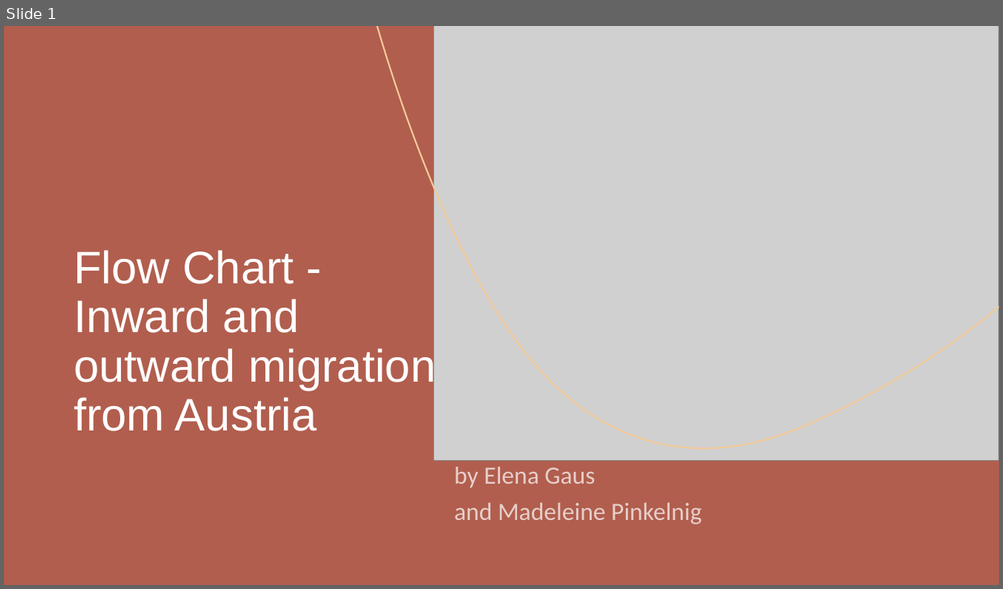
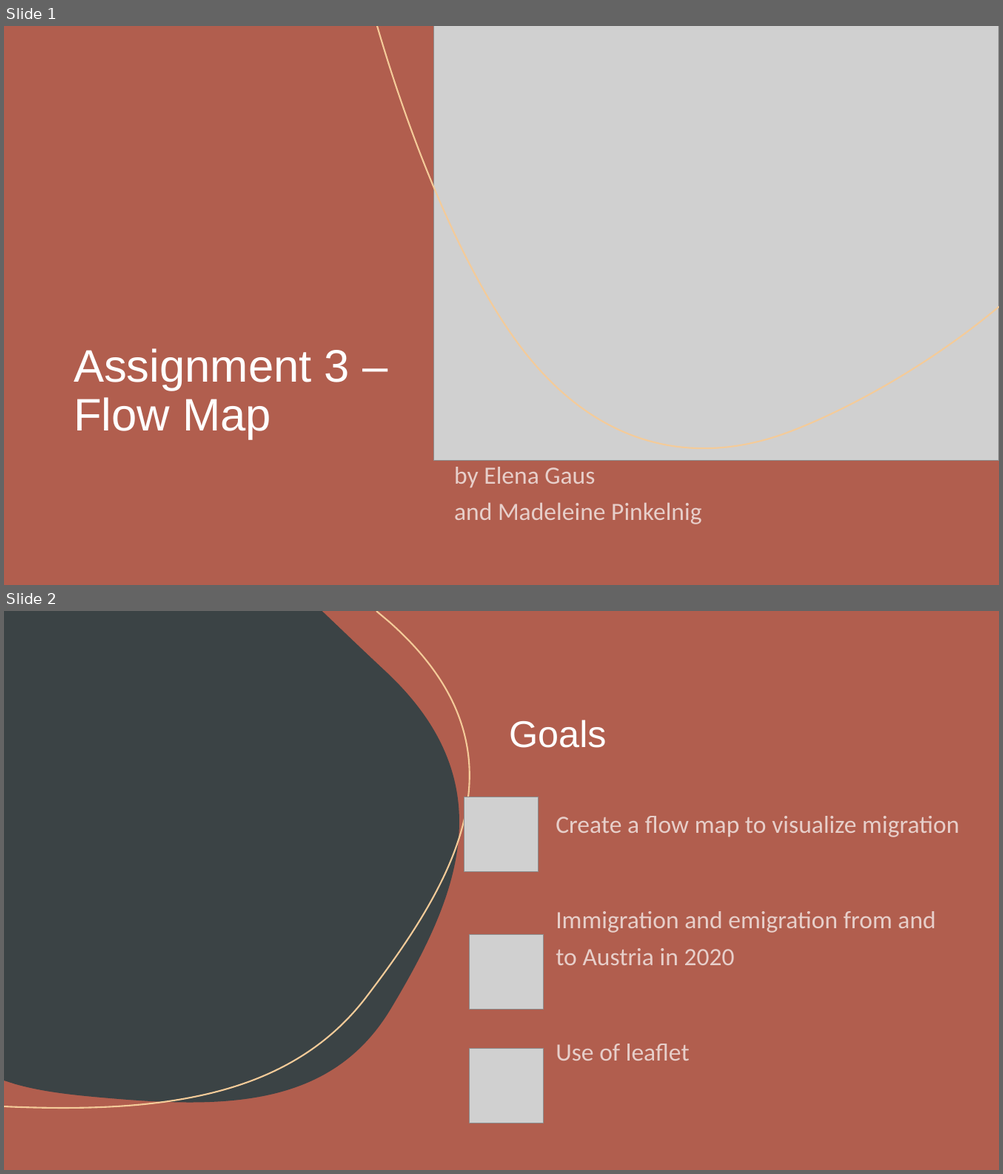
Before and after one commit to MadeByMel/geovisualisation, a slide deck: project_presentation.pptx. Shown one above the other, each under a label of ours: slide 1 before the commit, slides 1 and 2 after it. The pictures are 1003x589 and 1003x1174 pixels, drawn with LibreOffice and Linux fonts; fonts in the diff are those of the drawing; grey boxes stand for pictures. Boxes give left, top, right and bottom in pixels: in the first picture for what was removed or moved away, otherwise in the second. Text is boxed around its words. In the diff, an @@ line names an element or a change of style, - is before the commit and + after.

```diff
--- a/project_presentation.pptx
+++ b/project_presentation.pptx
@@ slide 2 added at bbox=[4, 611, 999, 1170], background #B15E4E; not listed: 3 template elements that a slide beside it also shows @@
@@ rectangle added at bbox=[4, 611, 999, 1170], fill #B15E4E @@
@@ freeform shape added at bbox=[4, 611, 459, 1102], fill #3B4345 @@
@@ freeform shape added at bbox=[4, 611, 469, 1109], outline #F4CB99 1.5 pt @@
@@ title added at bbox=[509, 720, 606, 748], 36 pt, text #FFFFFF @@
+Goals
@@ picture added at bbox=[464, 797, 538, 872] @@
@@ text added at bbox=[555, 816, 959, 1061], 24 pt, text #FFFFFF at 70% opacity @@
+Create a flow map to visualize migration
+Immigration and emigration from and to Austria in 2020
+Use of leaflet
@@ picture added at bbox=[469, 935, 543, 1009] @@
@@ picture added at bbox=[469, 1049, 543, 1124] @@
@@ slide 1 changed as well @@
@@ title at bbox=[74, 349, 350, 440]: text changed @@
-Flow Chart - Inward and outward migration from Austria
+Assignment 3 – Flow Map
```
Also in this commit, not shown: 5 other slides added, 6 slides removed.
